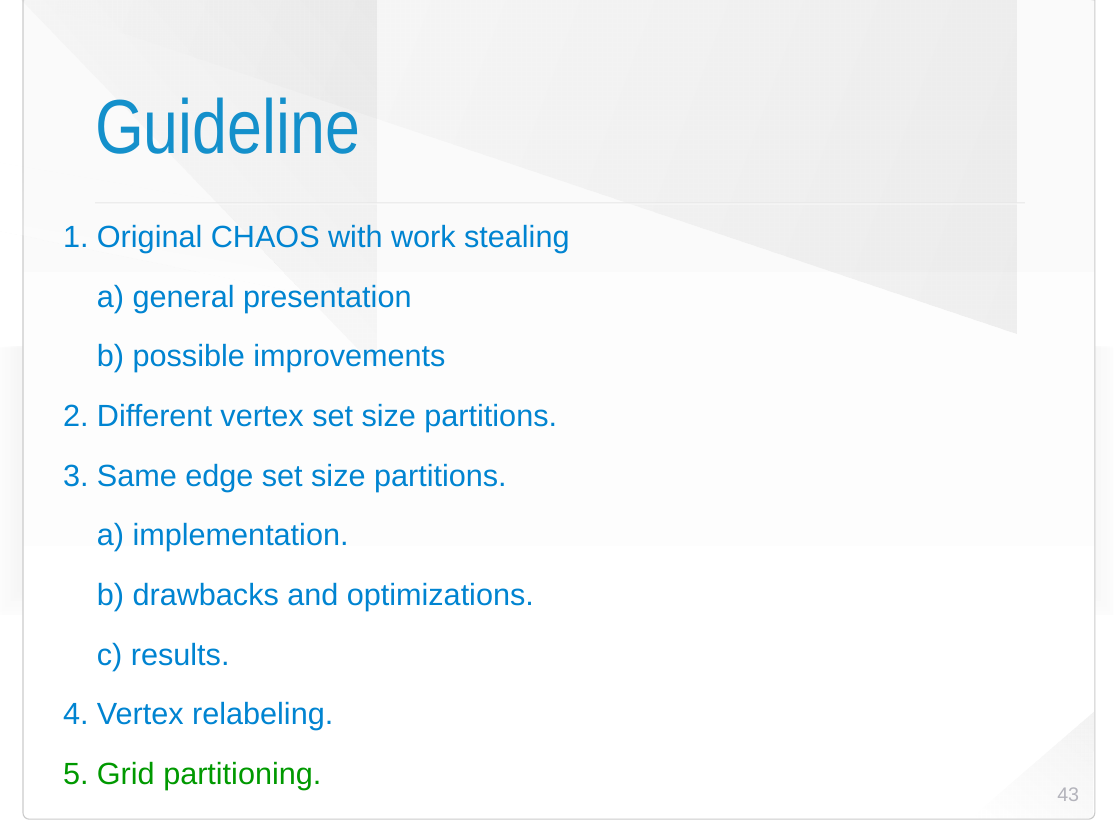
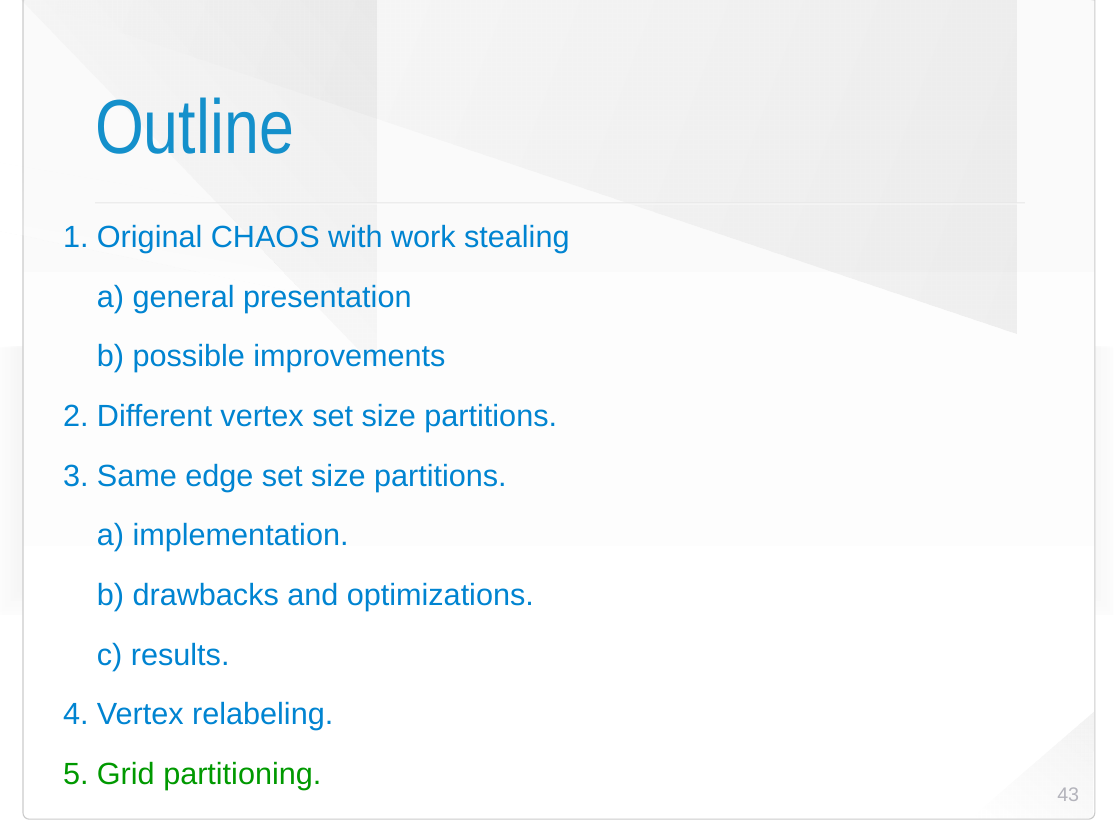
Before and after one commit to HaprianVlad/chaos, a slide deck: slide 43 of presentation.odp. Drawn at 1120x840 pixels with LibreOffice and Linux fonts; fonts in the diff are those of the drawing; background and template pictures are left out. Boxes give left, top, right and bottom in pixels: in the first picture for what was removed or moved away, otherwise in the second. Text is boxed around its words. In the diff, an @@ line names an element or a change of style, - is before the commit and + after.

```diff
--- a/presentation.odp
+++ b/presentation.odp
@@ title at <box>95,97,294,154</box>: text changed @@
-Guideline
+Outline
```
Also in this commit, not shown: 12 other slides changed.
